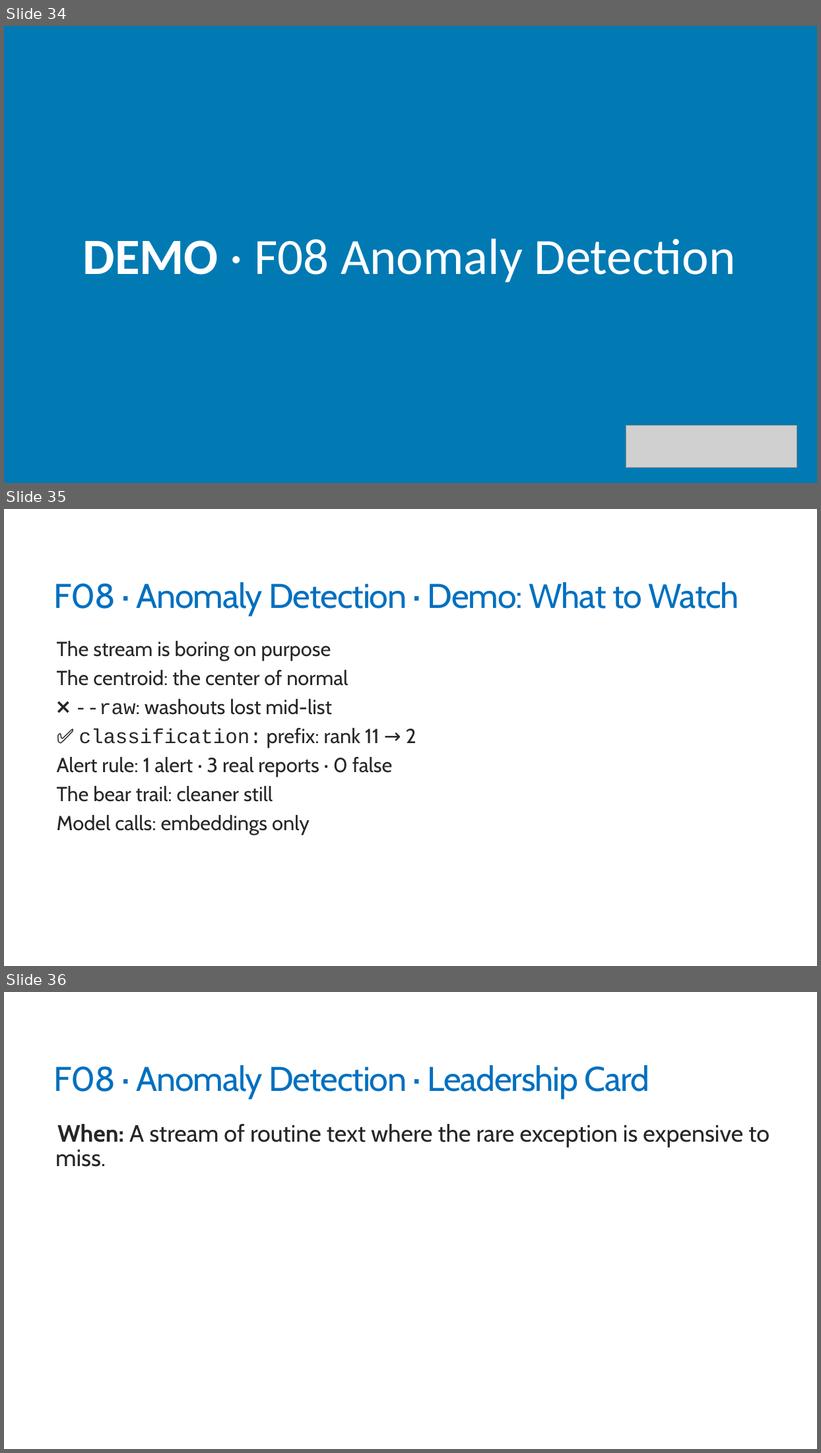
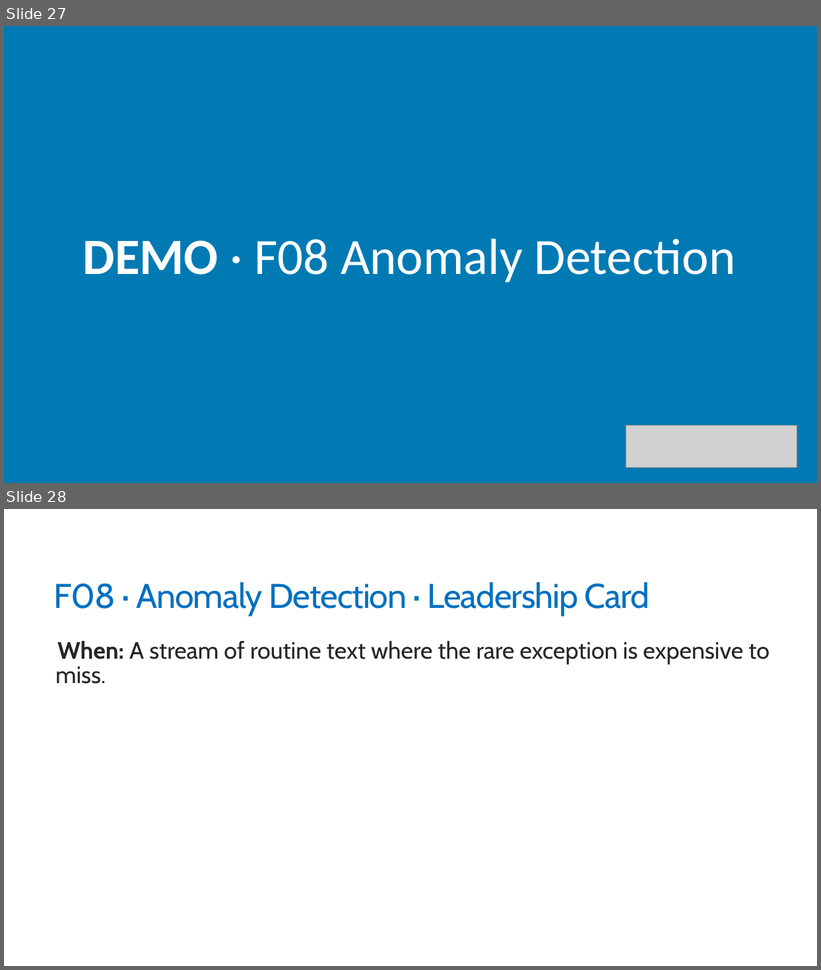
Before and after one commit to trailheadtechnology/10-ai-features-workshop, a slide deck: modules/M3-deciding/M3-deciding.pptx. Shown one above the other, each under a label of ours: slides 34, 35 and 36 before the commit, slides 27 and 28 after it. The pictures are 821x1453 and 821x970 pixels, drawn with LibreOffice and Linux fonts; fonts in the diff are those of the drawing; grey boxes stand for pictures. Boxes give left, top, right and bottom in pixels: in the first picture for what was removed or moved away, otherwise in the second. Text is boxed around its words. In the diff, an @@ line names an element or a change of style, - is before the commit and + after.

```diff
--- a/modules/M3-deciding/M3-deciding.pptx
+++ b/modules/M3-deciding/M3-deciding.pptx
@@ slide 35 removed at [4, 509, 817, 966], background #FFFFFF @@
@@ title removed at [54, 582, 739, 615] @@
-F08 · Anomaly Detection · Demo: What to Watch
@@ text removed at [57, 641, 416, 835] @@
-  The stream is boring on purpose
-  The centroid: the center of normal
-  ❌ --raw: washouts lost mid-list
-  ✅ classification: prefix: rank 11 → 2
-  Alert rule: 1 alert · 3 real reports · 0 false
-  The bear trail: cleaner still
-  Model calls: embeddings only
@@ what was slide 34 is now slide 27 @@
@@ what was slide 36 is now slide 28 @@
```
Also in this commit, not shown: 22 slides changed, 8 other slides removed, 3 other files.
